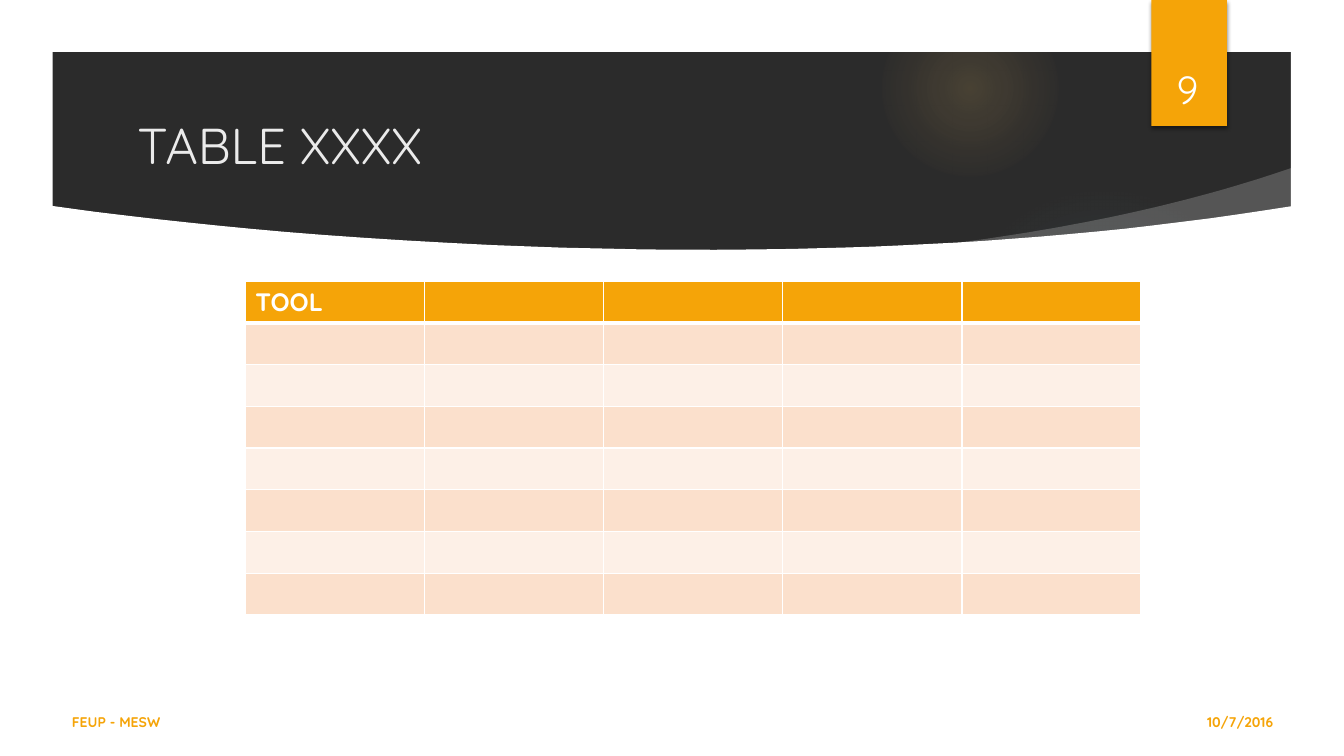
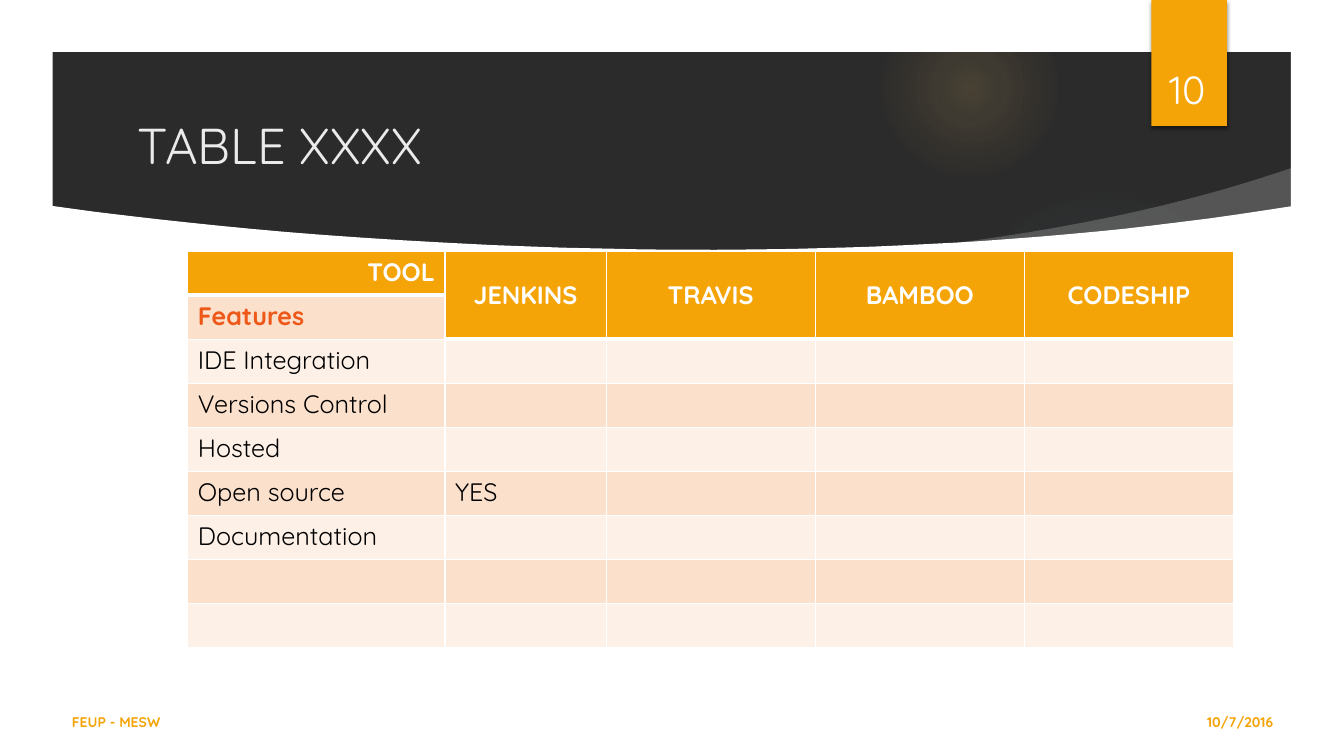
Before and after one commit to LESTeamC/CONTINUOUS_INTEGRATION, a slide deck: slide 10 of CI_TEAMC.pptx (slide 9 before the commit). Drawn at 1344x756 pixels with LibreOffice and Linux fonts; fonts in the diff are those of the drawing; background and template pictures are left out; a plain dark background stands for a picture behind light text. Boxes give left, top, right and bottom in pixels: in the first picture for what was removed or moved away, otherwise in the second. Text is boxed around its words. In the diff, an @@ line names an element or a change of style, - is before the commit and + after.

Commit message:
Add files via upload
Updated

```diff
--- a/CI_TEAMC.pptx
+++ b/CI_TEAMC.pptx
@@ page number at (x1=1169, y1=76, x2=1205, y2=105): text changed @@
-9
+10
@@ table at (x1=188, y1=251, x2=1235, y2=648) @@
-row 1: TOOL |  |  |  | 
+row 1: TOOL | JENKINS | TRAVIS | BAMBOO | CODESHIP
+row 2: Features |  |  |  | 
+row 3: IDE Integration |  |  |  | 
+row 4: Versions Control |  |  |  | 
+row 5: Hosted |  |  |  | 
+row 6: Open source | YES |  |  | 
+row 7: Documentation |  |  |  | 
-row 4:  |  |  |  | 
-row 5:  |  |  |  | 
-row 6:  |  |  |  | 
-row 7:  |  |  |  | 
-row 8:  |  |  |  | 
@@ table resized from (x1=245, y1=281, x2=1142, y2=608) to (x1=188, y1=251, x2=1235, y2=648) @@
```
Also in this commit, not shown: 3 other slides changed, 2 slides added, 1 slide removed.
